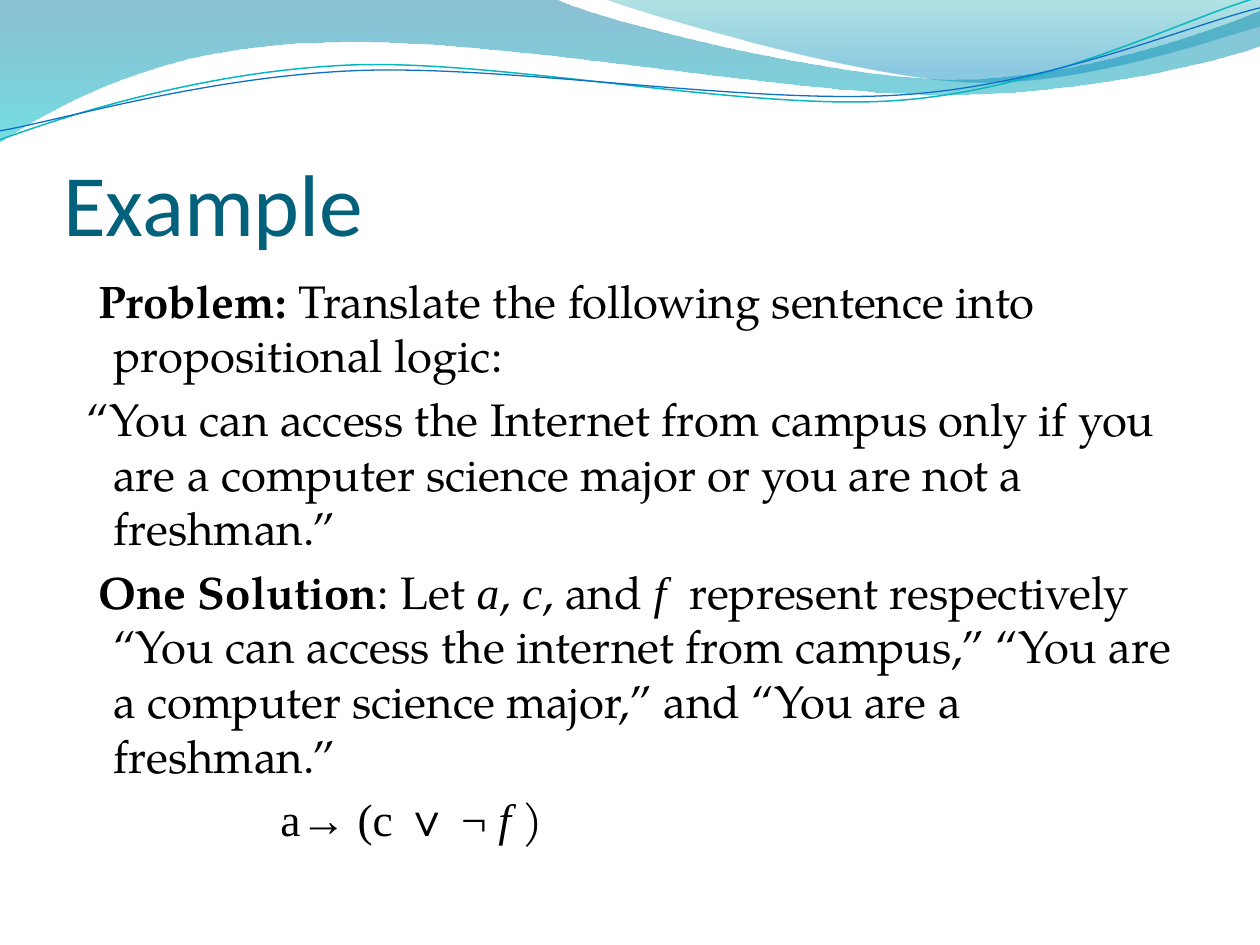
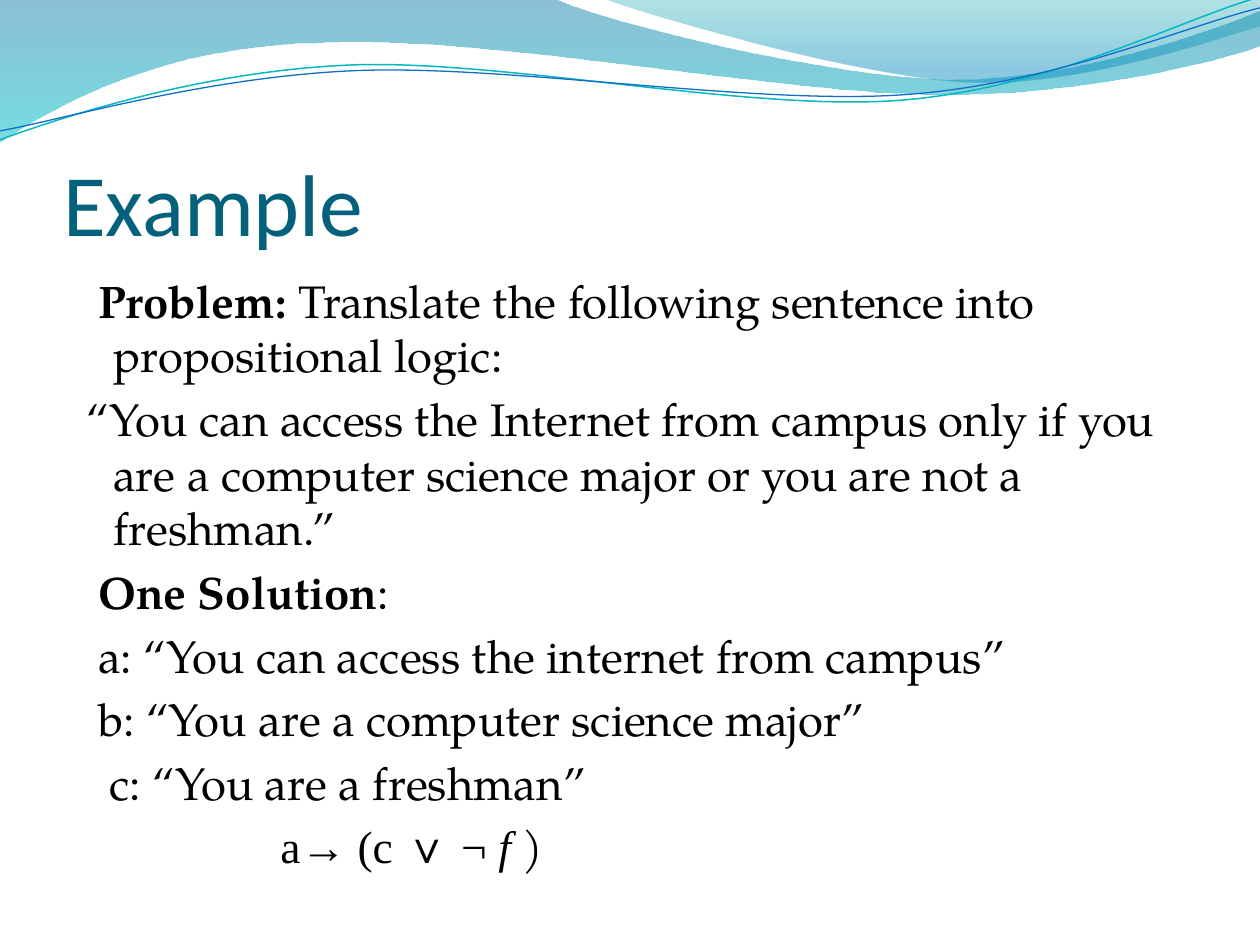
Before and after one commit to lin-chen-GA/lin-chen-GA.github.io, a slide deck: slide 34 of cs2620/slides/cs2620_notes1.pptx (slide 32 before the commit). Drawn at 1260x945 pixels with LibreOffice and Linux fonts; fonts in the diff are those of the drawing; background and template pictures are left out. Boxes give left, top, right and bottom in pixels: in the first picture for what was removed or moved away, otherwise in the second. Text is boxed around its words. In the diff, an @@ line names an element or a change of style, - is before the commit and + after.

```diff
--- a/cs2620/slides/cs2620_notes1.pptx
+++ b/cs2620/slides/cs2620_notes1.pptx
@@ text at bbox=[98, 576, 1005, 801]: text changed @@
-One Solution: Let a, c, and f represent respectively “You can access the internet from campus,” “You are a computer science major,” and “You are a freshman.”
+One Solution:
+a: “You can access the internet from campus”
+b: “You are a computer science major”
+c: “You are a freshman”
```
Also in this commit, not shown: 5 other slides changed, 6 slides added, 7 other files.
